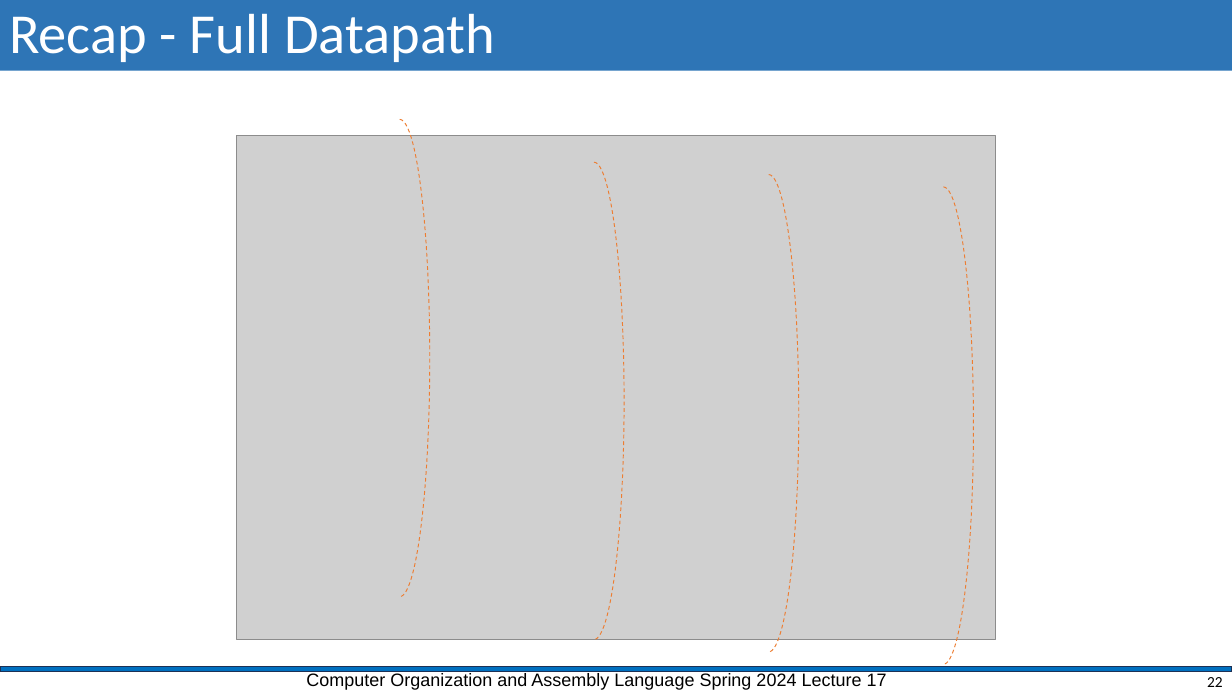
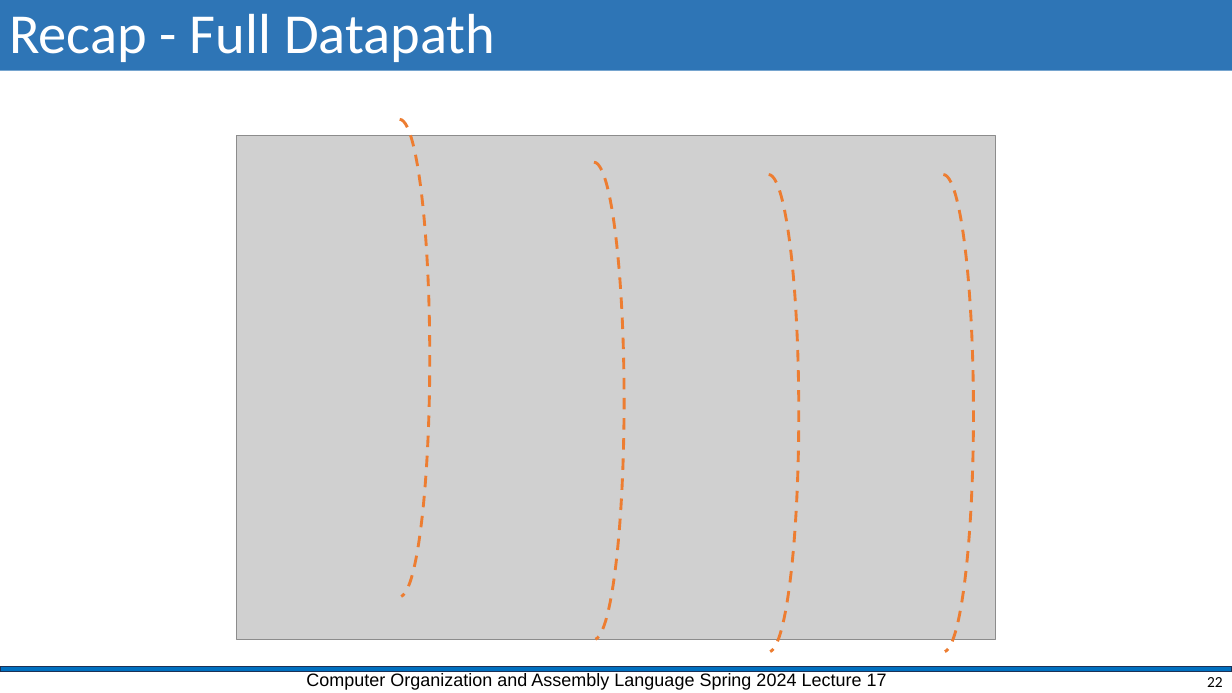
Before and after one commit to shahidmasud/shahidmasud.github.io, a slide deck: slide 22 of CompOrg_Lec17_Spr2024.ppsx. Drawn at 1232x693 pixels with LibreOffice and Linux fonts; fonts in the diff are those of the drawing; grey boxes stand for pictures; background and template pictures are left out. Boxes give left, top, right and bottom in pixels: in the first picture for what was removed or moved away, otherwise in the second. Text is boxed around its words. In the diff, an @@ line names an element or a change of style, - is before the commit and + after.

```diff
--- a/CompOrg_Lec17_Spr2024.ppsx
+++ b/CompOrg_Lec17_Spr2024.ppsx
@@ outline #ED7D31 0.75 pt dashed to #ED7D31 2.25 pt dashed in 4 elements at box(370, 119, 430, 597), box(564, 163, 624, 640), box(738, 175, 799, 653), box(913, 175, 973, 653) @@
@@ arc (boxed as its full ellipse): place and size @@
-arc (boxed as its full ellipse) at box(913, 187, 973, 665)
+arc (boxed as its full ellipse) at box(913, 175, 973, 653)
```
Also in this commit, not shown: 14 other slides changed, 1 slide added, 2 other files.
